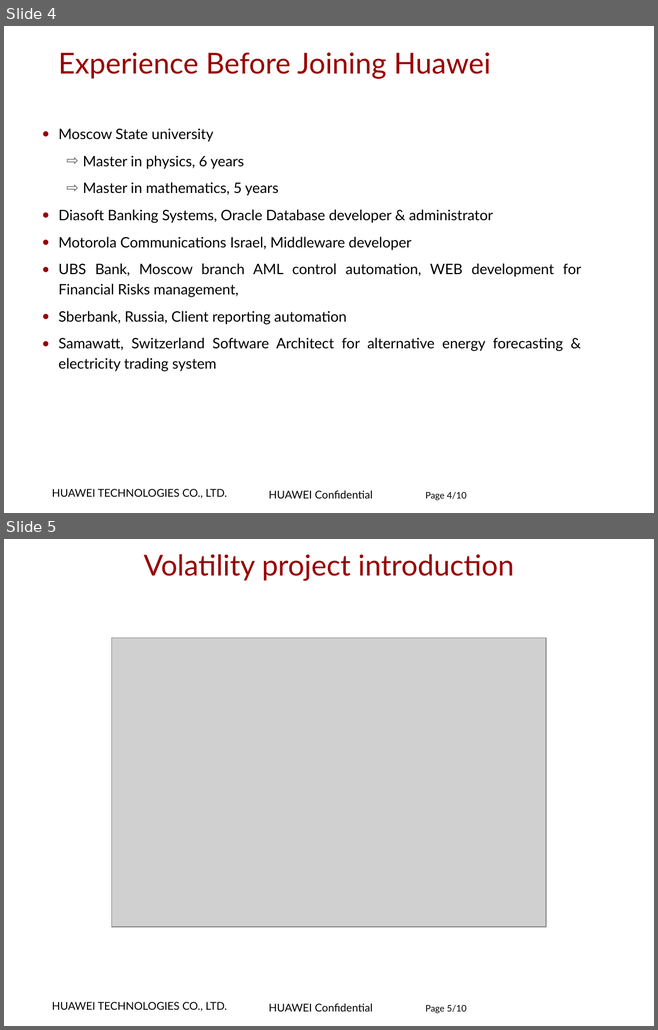
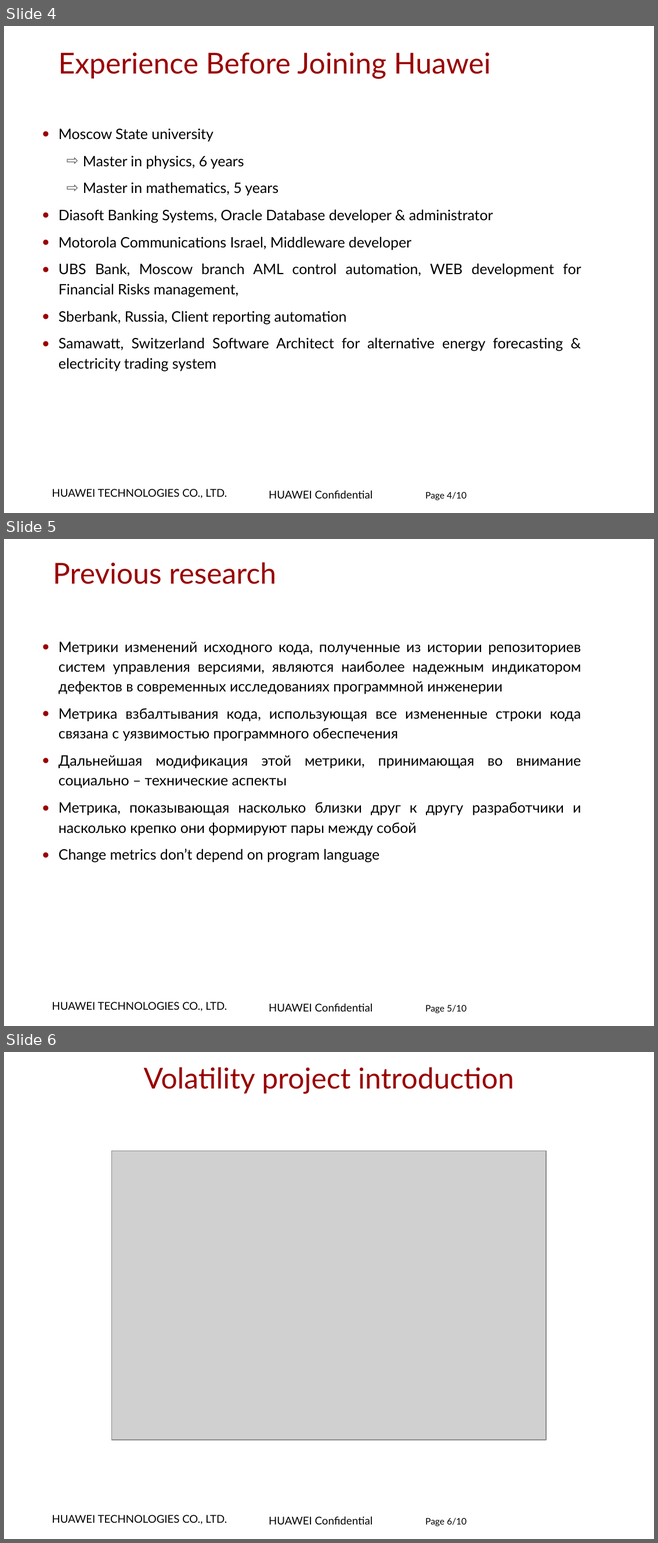
Before and after one commit to zuoqin/volatility, a slide deck: docs/Project Presentation.ppt. Shown one above the other, each under a label of ours: slides 4 and 5 before the commit, slides 4, 5 and 6 after it. The pictures are 658x1030 and 658x1543 pixels, drawn with LibreOffice and Linux fonts; fonts in the diff are those of the drawing; grey boxes stand for pictures; background and template pictures are left out. Boxes give left, top, right and bottom in pixels: in the first picture for what was removed or moved away, otherwise in the second. Text is boxed around its words. In the diff, an @@ line names an element or a change of style, - is before the commit and + after.

Commit message:
Enhance project presentation

```diff
--- a/docs/Project Presentation.ppt
+++ b/docs/Project Presentation.ppt
@@ slide 5 added at [4,539,654,1026], background #FFFFFF; not listed: 2 template elements that a slide beside it also shows @@
@@ title added at [53,562,276,584], 32 pt, text #990000 @@
+Previous research
@@ text added at [59,642,581,863], 16 pt, text #000000 @@
+● Метрики изменений исходного кода, полученные из истории репозиториев систем управления версиями, являются наиболее надежным индикатором дефектов в современных исследованиях программной инженерии
+● Метрика взбалтывания кода, использующая все измененные строки кода связана с уязвимостью программного обеспечения
+● Дальнейшая модификация этой метрики, принимающая во внимание социально – технические аспекты
+● Метрика, показывающая насколько близки друг к другу разработчики и насколько крепко они формируют пары между собой
+● Change metrics don’t depend on program language
@@ page number added at [425,1005,466,1013], 10 pt, text #000000 @@
+Page 5/10
@@ what was slide 5 is now slide 6 @@
@@ page number at [425,1518,466,1526]: text changed @@
-Page 5/10
+Page 6/10
```
